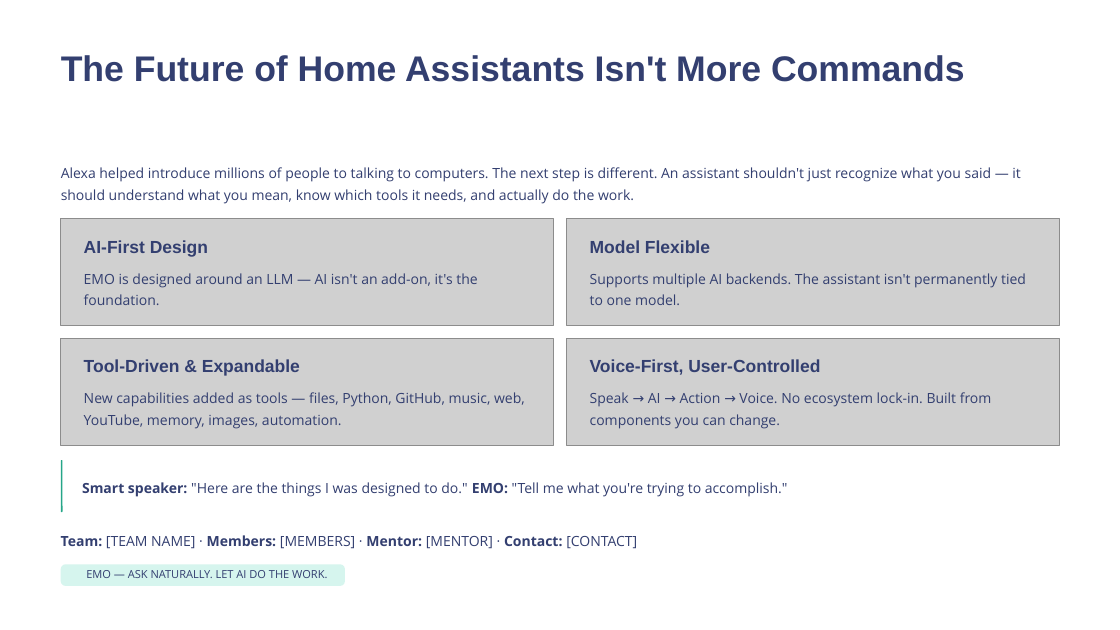
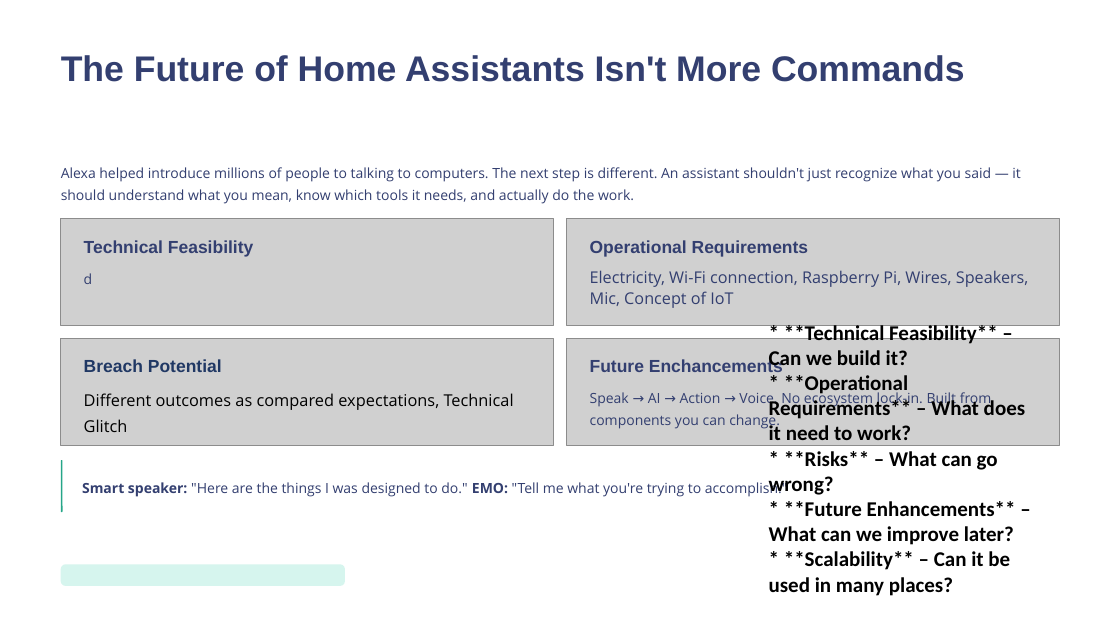
Before and after one commit to hillshighrobotics-glitch/dudetntatalbic, a slide deck: slide 11 of LUMOS [Autosaved].pptx (slide 10 before the commit). Drawn at 1120x630 pixels with LibreOffice and Linux fonts; fonts in the diff are those of the drawing; grey boxes stand for pictures; background and template pictures are left out. Boxes give left, top, right and bottom in pixels: in the first picture for what was removed or moved away, otherwise in the second. Text is boxed around its words. In the diff, an @@ line names an element or a change of style, - is before the commit and + after.

```diff
--- a/LUMOS [Autosaved].pptx
+++ b/LUMOS [Autosaved].pptx
@@ rectangle removed at box(0, 0, 1120, 630) @@
@@ text at box(84, 240, 253, 257): text changed @@
-AI-First Design
+Technical Feasibility
@@ text at box(590, 240, 809, 257): text changed @@
-Model Flexible
+Operational Requirements
@@ text at box(84, 273, 93, 284): text changed @@
-EMO is designed around an LLM — AI isn't an add-on, it's the foundation.
+d
@@ text at box(590, 270, 1029, 308): text changed; size 12 to 13.9 pt @@
-Supports multiple AI backends. The assistant isn't permanently tied to one model.
+Electricity, Wi-Fi connection, Raspberry Pi, Wires, Speakers, Mic, Concept of IoT
@@ text added at box(769, 325, 1025, 596), 18 pt, text #000000, bold @@
+* **Technical Feasibility** – Can we build it?
+* **Operational Requirements** – What does it need to work?
+* **Risks** – What can go wrong?
+* **Future Enhancements** – What can we improve later?
+* **Scalability** – Can it be used in many places?
@@ text at box(84, 359, 222, 372): text changed; text colour #333F70 to #203864 @@
-Tool-Driven & Expandable
+Breach Potential
@@ text at box(590, 359, 783, 377): text changed @@
-Voice-First, User-Controlled
+Future Enchancements
@@ text at box(84, 393, 514, 432): text changed; size 12 to 14 pt; text colour #333F70 to #000000 @@
-New capabilities added as tools — files, Python, GitHub, music, web, YouTube, memory, images, automation.
+Different outcomes as compared expectations, Technical Glitch
@@ text removed at box(61, 535, 637, 549) @@
-Team: [TEAM NAME] · Members: [MEMBERS] · Mentor: [MENTOR] · Contact: [CONTACT]
@@ text removed at box(86, 570, 327, 578) @@
-EMO — ASK NATURALLY. LET AI DO THE WORK.
```
Also in this commit, not shown: 6 other slides changed, 3 slides added.
